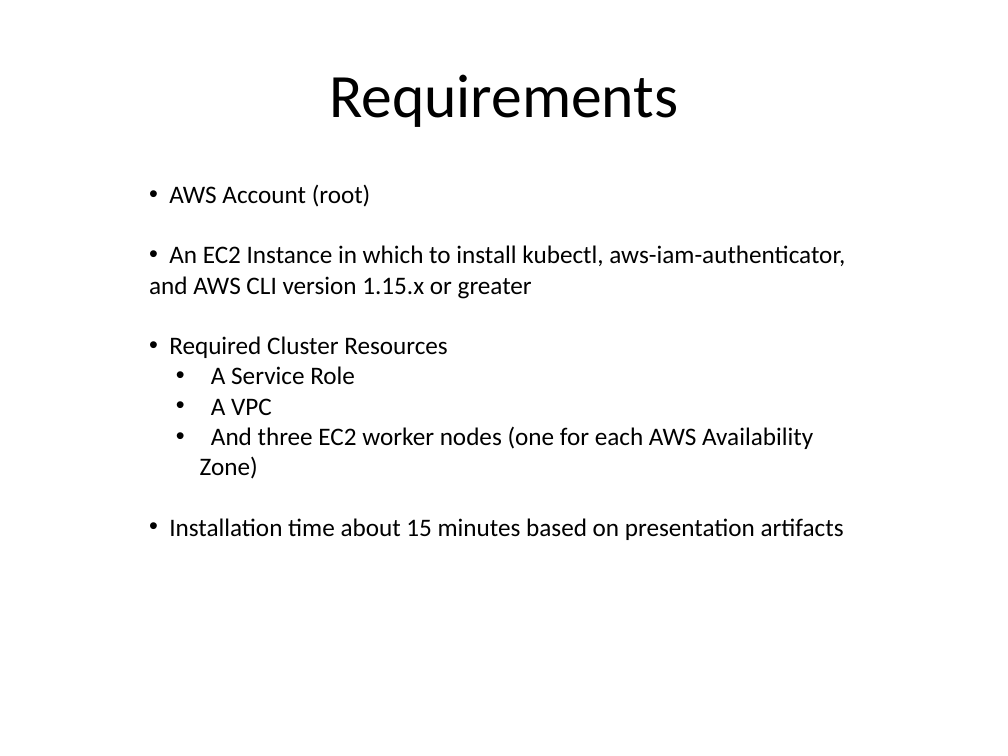
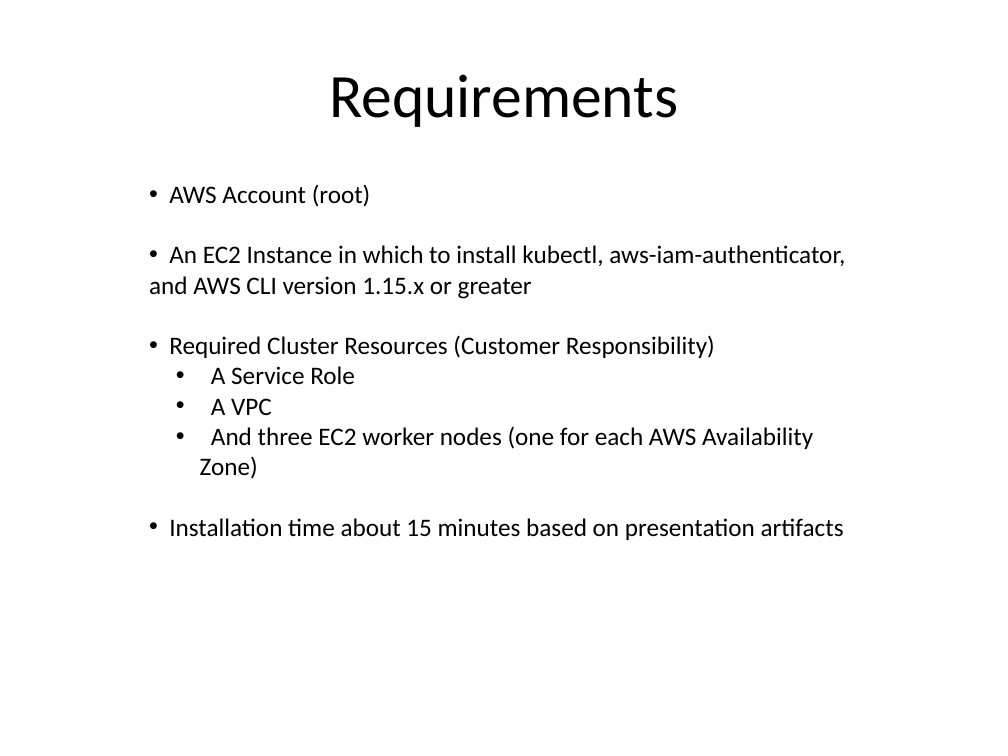
Before and after one commit to kskalvar/aws-eks-cluster-quickstart, a slide deck: slide 5 of slides/AWS-EKS-Cluster-Quickstart.pptx. Drawn at 1008x756 pixels with LibreOffice and Linux fonts; fonts in the diff are those of the drawing; background and template pictures are left out. Boxes give left, top, right and bottom in pixels: in the first picture for what was removed or moved away, otherwise in the second. Text is boxed around its words. In the diff, an @@ line names an element or a change of style, - is before the commit and + after.

```diff
--- a/slides/AWS-EKS-Cluster-Quickstart.pptx
+++ b/slides/AWS-EKS-Cluster-Quickstart.pptx
@@ text at [169, 335, 715, 358]: text changed @@
-• Required Cluster Resources
+• Required Cluster Resources (Customer Responsibility)
```
Also in this commit, not shown: 2 other slides changed.
